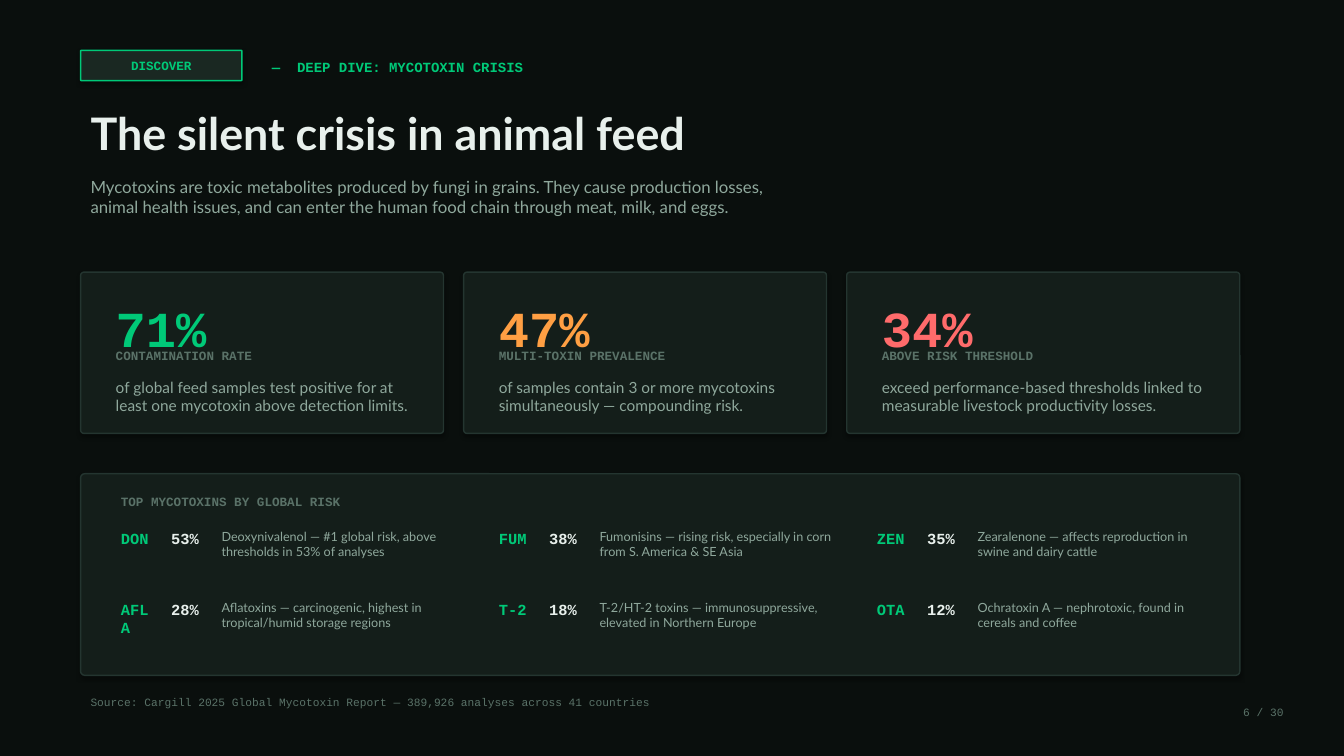
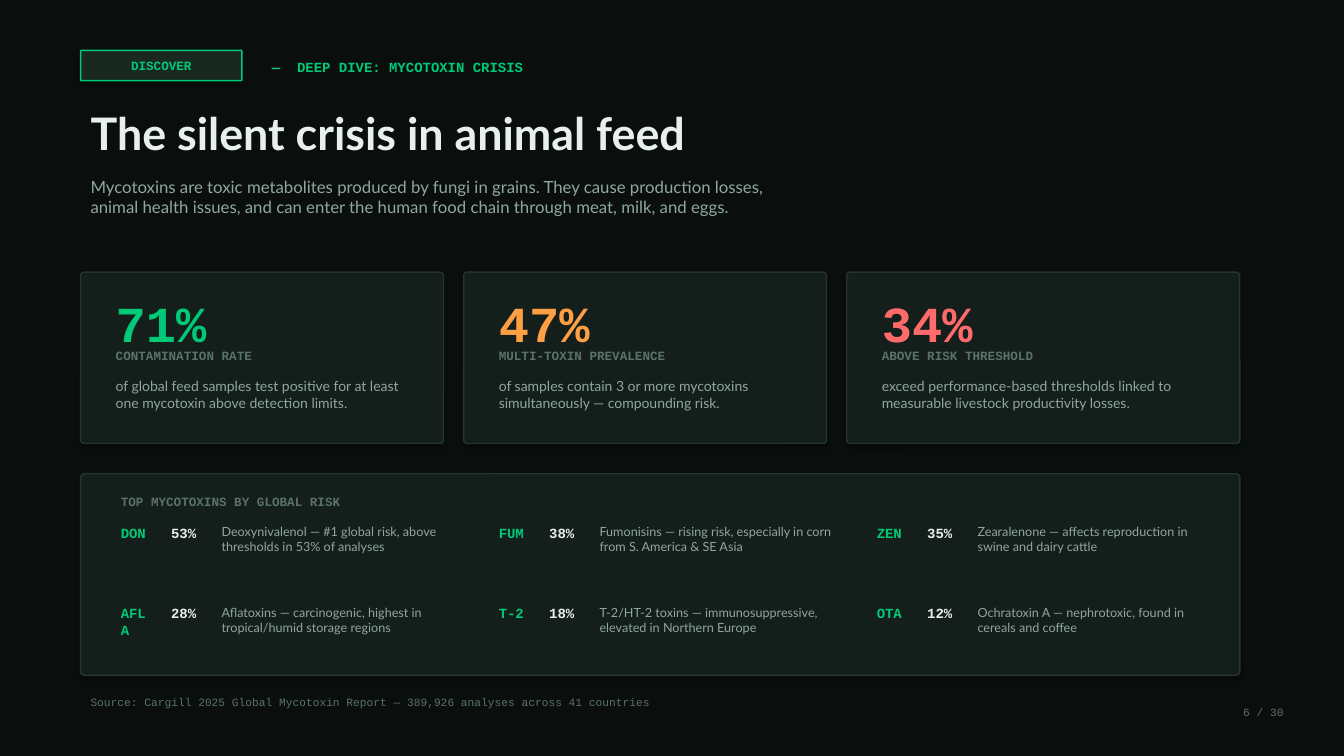
Before and after one commit to puneetindeelhi940/portfolio, a slide deck: slide 6 of FeedIQ-TCT-Case-Study-Puneet-Arora.pptx. Drawn at 1344x756 pixels with LibreOffice and Linux fonts; fonts in the diff are those of the drawing. Boxes give left, top, right and bottom in pixels: in the first picture for what was removed or moved away, otherwise in the second. Text is boxed around its words. In the diff, an @@ line names an element or a change of style, - is before the commit and + after.

```diff
--- a/FeedIQ-TCT-Case-Study-Puneet-Arora.pptx
+++ b/FeedIQ-TCT-Case-Study-Puneet-Arora.pptx
@@ rounded rectangle: place and size @@
-rounded rectangle at box(81, 272, 444, 434)
+rounded rectangle at box(81, 272, 444, 444)
@@ rounded rectangle: place and size @@
-rounded rectangle at box(464, 272, 827, 434)
+rounded rectangle at box(464, 272, 827, 444)
@@ rounded rectangle: place and size @@
-rounded rectangle at box(847, 272, 1240, 434)
+rounded rectangle at box(847, 272, 1240, 444)
@@ 3 texts: place and size @@
-3 texts at box(116, 313, 973, 360)
+3 texts at box(116, 308, 973, 357)
@@ size 11 to 10 pt in 15 elements at box(121, 528, 146, 538), box(171, 528, 196, 538), box(499, 529, 524, 538), box(549, 528, 574, 538), box(877, 529, 902, 538), box(927, 528, 952, 538), box(111, 600, 161, 625), box(171, 608, 196, 618), box(499, 608, 524, 618), box(549, 608, 574, 618), box(877, 608, 902, 618), box(927, 608, 952, 618), box(882, 380, 1171, 411), box(116, 380, 399, 410), box(499, 380, 748, 411) @@
@@ text "Deoxynivalenol — #1 global risk, ...": place and size @@
-text "Deoxynivalenol — #1 global risk, ..." at box(222, 531, 436, 558)
+text "Deoxynivalenol — #1 global risk, ..." at box(222, 526, 436, 553)
@@ text "Fumonisins — rising risk, especially ...": place and size @@
-text "Fumonisins — rising risk, especially ..." at box(600, 532, 832, 556)
+text "Fumonisins — rising risk, especially ..." at box(600, 527, 832, 551)
@@ text "Zearalenone — affects reproduction in ...": place and size @@
-text "Zearalenone — affects reproduction in ..." at box(978, 532, 1188, 558)
+text "Zearalenone — affects reproduction in ..." at box(978, 527, 1188, 553)
@@ text "Aflatoxins — carcinogenic, highest in ...": place and size @@
-text "Aflatoxins — carcinogenic, highest in ..." at box(222, 602, 422, 629)
+text "Aflatoxins — carcinogenic, highest in ..." at box(222, 607, 422, 634)
@@ text "T-2/HT-2 toxins — immunosuppressive, elevated ...": place and size @@
-text "T-2/HT-2 toxins — immunosuppressive, elevated ..." at box(600, 603, 817, 629)
+text "T-2/HT-2 toxins — immunosuppressive, elevated ..." at box(600, 608, 817, 634)
@@ text "Ochratoxin A — nephrotoxic, found ...": place and size @@
-text "Ochratoxin A — nephrotoxic, found ..." at box(978, 602, 1184, 627)
+text "Ochratoxin A — nephrotoxic, found ..." at box(978, 607, 1184, 632)
```
Also in this commit, not shown: 23 other slides changed, 3 other files.
